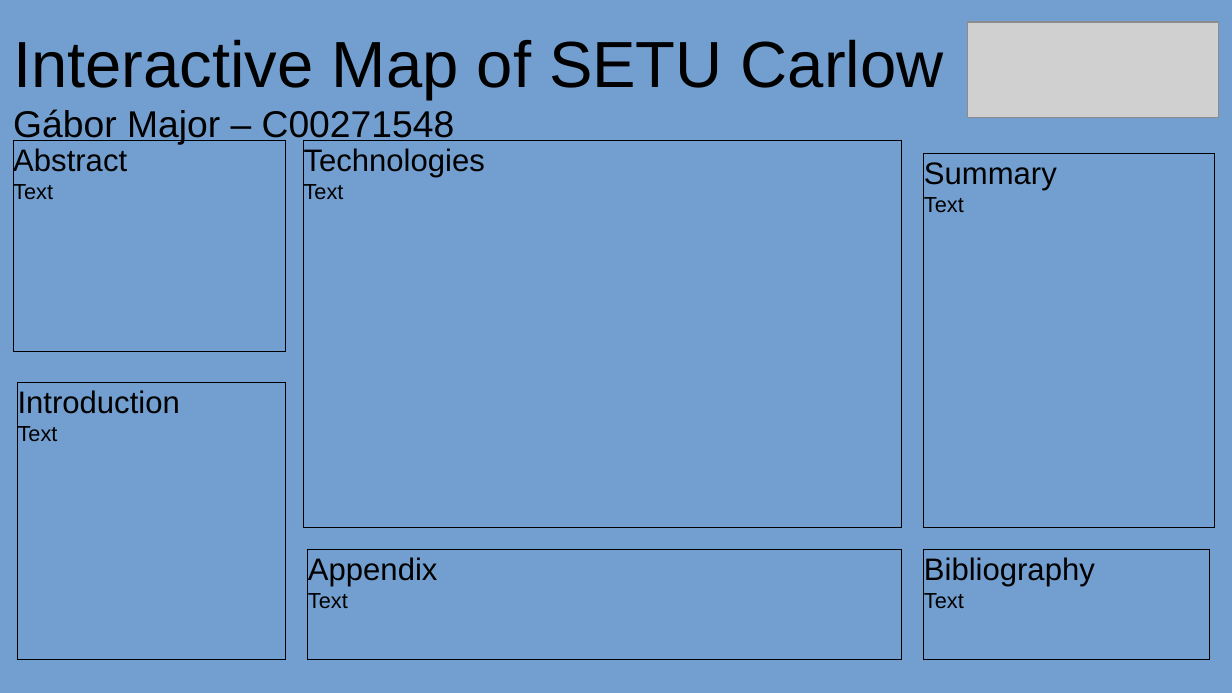
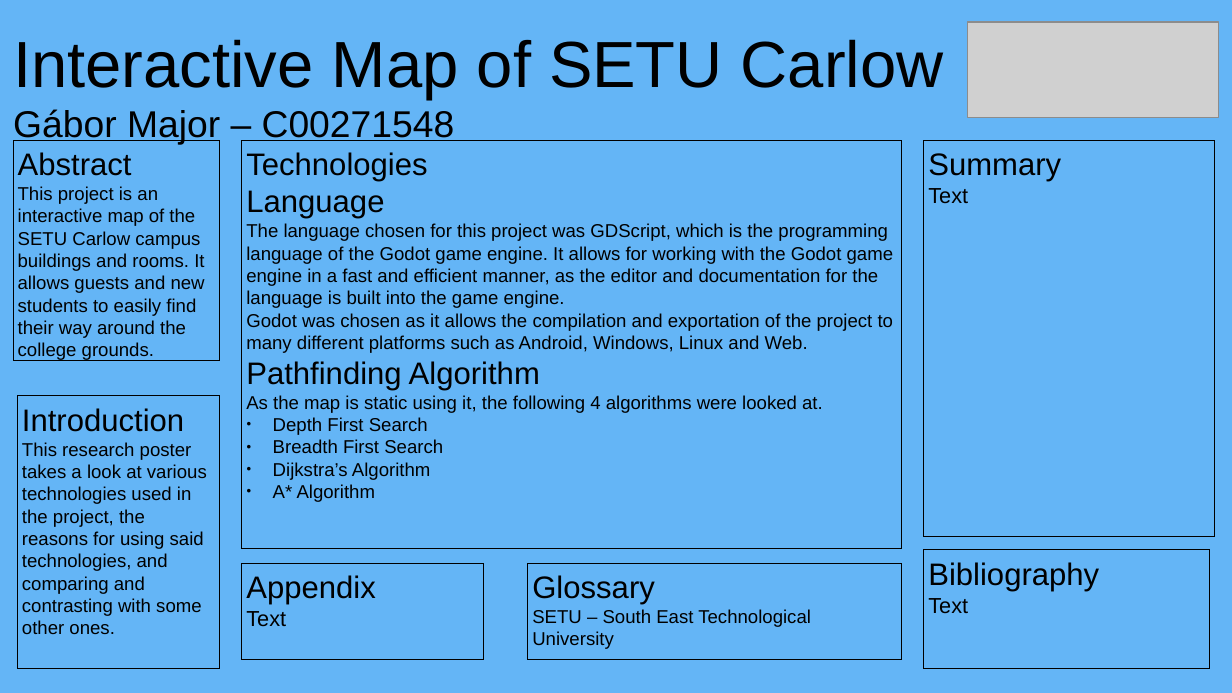
Before and after one commit to NotYetTerminal/Interactive-Map-SETU-Carlow, a slide deck: slide 1 of Project Documents/Interactive_Map_Research_Project.odp. Drawn at 1232x693 pixels with LibreOffice and Linux fonts; fonts in the diff are those of the drawing; grey boxes stand for pictures. Boxes give left, top, right and bottom in pixels: in the first picture for what was removed or moved away, otherwise in the second. Text is boxed around its words. In the diff, an @@ line names an element or a change of style, - is before the commit and + after.

```diff
--- a/Project Documents/Interactive_Map_Research_Project.odp
+++ b/Project Documents/Interactive_Map_Research_Project.odp
@@ background #729FCF to #64B5F6 @@
@@ subtitle "Abstract": place and size @@
-subtitle "Abstract" at box(13, 140, 286, 352)
+subtitle "Abstract" at box(13, 140, 220, 360)
@@ rectangle "Technologies": place and size @@
-rectangle "Technologies" at box(304, 140, 902, 528)
+rectangle "Technologies" at box(243, 140, 903, 548)
@@ rectangle "Summary": place and size @@
-rectangle "Summary" at box(925, 154, 1215, 529)
+rectangle "Summary" at box(925, 140, 1215, 537)
@@ subtitle at box(18, 186, 205, 361): text changed; size 14 to 12 pt @@
-Text
+This project is an interactive map of the SETU Carlow campus buildings and rooms. It allows guests and new students to easily find their way around the college grounds.
@@ text in rectangle at box(246, 190, 894, 502): text changed; size 14 to 12 pt @@
-Text
+Language
+The language chosen for this project was GDScript, which is the programming language of the Godot game engine. It allows for working with the Godot game engine in a fast and efficient manner, as the editor and documentation for the language is built into the game engine.
+Godot was chosen as it allows the compilation and exportation of the project to many different platforms such as Android, Windows, Linux and Web.
+Pathfinding Algorithm
+As the map is static using it, the following 4 algorithms were looked at.
+● Depth First Search
+● Breadth First Search
+● Dijkstra’s Algorithm
+● A* Algorithm
@@ rectangle "Introduction": place and size @@
-rectangle "Introduction" at box(18, 382, 286, 661)
+rectangle "Introduction" at box(18, 396, 220, 669)
@@ text in rectangle at box(22, 442, 207, 635): text changed; size 14 to 12 pt @@
-Text
+This research poster takes a look at various technologies used in the project, the reasons for using said technologies, and comparing and contrasting with some other ones.
@@ rectangle "Appendix": place and size @@
-rectangle "Appendix" at box(309, 550, 902, 660)
+rectangle "Appendix" at box(243, 563, 485, 661)
@@ rectangle added at box(528, 563, 902, 661), outline #000000 0 pt, 12 pt, text #000000 @@
+Glossary
+SETU – South East Technological University
@@ rectangle "Bibliography": place and size @@
-rectangle "Bibliography" at box(925, 550, 1211, 660)
+rectangle "Bibliography" at box(925, 550, 1211, 669)
```
Also in this commit, not shown: 2 other files.
